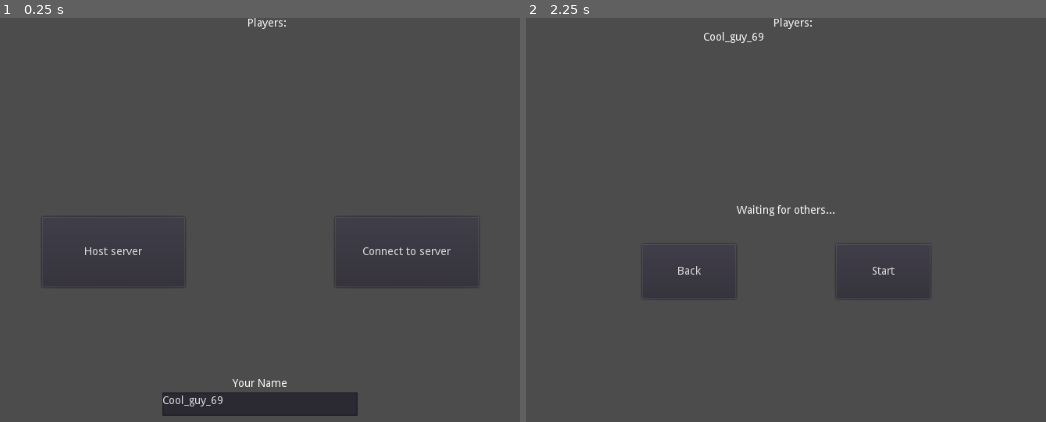
Above: before the commit, frames 1-2 (left to right).
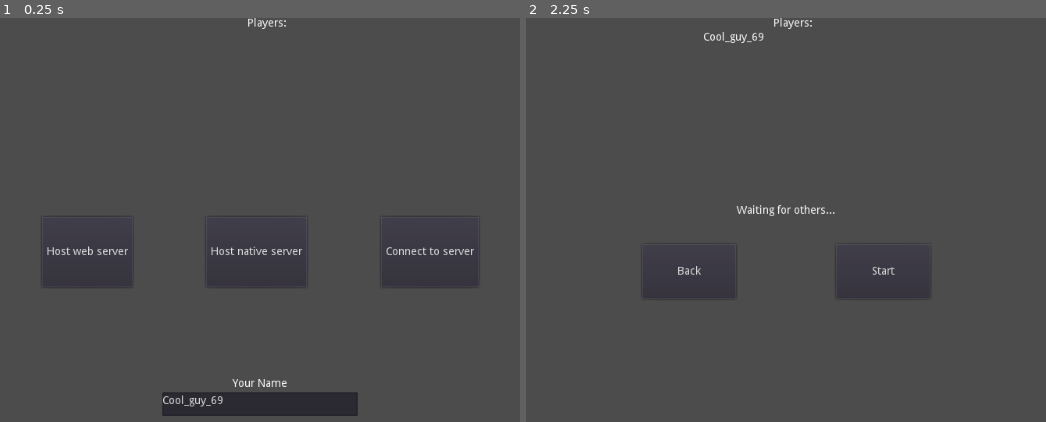
Above: after the commit, the same moments.

Repository: ToxicGLaDOS/cavetown
Game: Godot game, scene res://server_selection.tscn
Same seed, same stepped clock (60 frames per second), same inputs: the game is played once before the commit and once after it.
Inputs (mouse positions are in pixels of both pictures, inside the frame that each line leads up to):
- Up to frame 1 (0.25 s): no input
- Up to frame 2 (2.25 s): click (640, 252) at 0.5 s, where only the run before the commit has a clickable "Host server"; click "Back" at 1.25 s; click (614, 252) at 2 s, where only the run after the commit has a clickable "Host web server"

The runs differ from the first frame. In frame 1, 0.6% of the frame differs, in the area x 9-92%, y 56-67%; in frame 2, nothing differs.

Commit message:
Split out hosting web and native servers

Diff:
--- a/networking_manager.gd
+++ b/networking_manager.gd
@@ -9,8 +9,6 @@
 var players_list: Label
 var server_ui: Node
 var connecting_root: Control
-var server: WebSocketServer
-var peer: NetworkedMultiplayerENet
 
 func _ready():
     get_tree().connect("network_peer_connected", self, "_player_connected")
@@ -39,8 +37,6 @@
 func _connected_ok():
     print("Connected")
     connecting_root.visible = false
-    # Register ourselves
-    #register_player(get_info())
 
 # Server kicked us; show error and abort.
 func _server_disconnected():
@@ -54,8 +50,6 @@
     players_list.text = ""
 
 func _start_game():
-    server = server_ui.server
-    peer = server_ui.peer
     # Stop accepting new connections
     get_tree().set_refuse_new_network_connections(true)
     rpc("pre_configure_game")
--- a/project.godot
+++ b/project.godot
@@ -13,15 +13,9 @@
 "class": "ItemStack",
 "language": "GDScript",
 "path": "res://items/item_stack.gd"
-}, {
-"base": "MultiplayerAPI",
-"class": "MyMultiplayer",
-"language": "GDScript",
-"path": "res://custom_muliplayer_api.gd"
 } ]
 _global_script_class_icons={
-"ItemStack": "",
-"MyMultiplayer": ""
+"ItemStack": ""
 }
 
 [application]
--- a/server_selection.tscn
+++ b/server_selection.tscn
@@ -9,9 +9,8 @@
 script = ExtResource( 1 )
 connect_gui_root_path = NodePath("ReferenceRect/ConnectGui")
 host_info_root_path = NodePath("ReferenceRect/HostingGui")
-host_button_path = NodePath("ReferenceRect/HBoxContainer/HostButton")
-connect_button_path = NodePath("ReferenceRect/ConnectGui/ButtonsHBox/ConnectButton")
-connect_to_server_button_path = NodePath("ReferenceRect/HBoxContainer/ConnectToServerButton")
+host_or_connect_root_path = NodePath("ReferenceRect/HostOrConnectHBox")
+connect_to_server_button_path = NodePath("ReferenceRect/HostOrConnectHBox/ConnectToServerButton")
 back_button_path = NodePath("ReferenceRect/HostingGui/ButtonsHBox/BackButton")
 ip_address_input_path = NodePath("ReferenceRect/ConnectGui/InputsHBox/IpAddressVBox/IpAddressInput")
 name_input_root_path = NodePath("ReferenceRect/NameVBox")
@@ -27,7 +26,7 @@
 "_editor_description_": "This reference rect exists to grab focus away from the TextEdit when you click off it."
 }
 
-[node name="HBoxContainer" type="HBoxContainer" parent="ReferenceRect"]
+[node name="HostOrConnectHBox" type="HBoxContainer" parent="ReferenceRect"]
 anchor_left = 0.5
 anchor_top = 0.5
 anchor_right = 0.5
@@ -41,23 +40,35 @@
 "_edit_use_anchors_": false
 }
 
-[node name="HostButton" type="Button" parent="ReferenceRect/HBoxContainer"]
-margin_right = 183.0
-margin_bottom = 90.0
-size_flags_horizontal = 3
-text = "Host server"
-__meta__ = {
-"_edit_use_anchors_": false
-}
-
-[node name="MarginContainer" type="MarginContainer" parent="ReferenceRect/HBoxContainer"]
-margin_left = 187.0
-margin_right = 371.0
-margin_bottom = 90.0
-size_flags_horizontal = 3
-
-[node name="ConnectToServerButton" type="Button" parent="ReferenceRect/HBoxContainer"]
-margin_left = 375.0
+[node name="HostWebButton" type="Button" parent="ReferenceRect/HostOrConnectHBox"]
+margin_right = 116.0
+margin_bottom = 90.0
+size_flags_horizontal = 3
+text = "Host web server"
+__meta__ = {
+"_edit_use_anchors_": false
+}
+
+[node name="MarginContainer" type="MarginContainer" parent="ReferenceRect/HostOrConnectHBox"]
+margin_left = 120.0
+margin_right = 206.0
+margin_bottom = 90.0
+size_flags_horizontal = 3
+
+[node name="HostNativeButton" type="Button" parent="ReferenceRect/HostOrConnectHBox"]
+margin_left = 210.0
+margin_right = 339.0
+margin_bottom = 90.0
+text = "Host native server"
+
+[node name="MarginContainer2" type="MarginContainer" parent="ReferenceRect/HostOrConnectHBox"]
+margin_left = 343.0
+margin_right = 430.0
+margin_bottom = 90.0
+size_flags_horizontal = 3
+
+[node name="ConnectToServerButton" type="Button" parent="ReferenceRect/HostOrConnectHBox"]
+margin_left = 434.0
 margin_right = 559.0
 margin_bottom = 90.0
 size_flags_horizontal = 3
@@ -321,8 +332,9 @@
 main_scene = ExtResource( 3 )
 player_scene = ExtResource( 4 )
 
-[connection signal="pressed" from="ReferenceRect/HBoxContainer/HostButton" to="." method="_on_host_button_pressed"]
-[connection signal="pressed" from="ReferenceRect/HBoxContainer/ConnectToServerButton" to="." method="_on_connect_to_server_button_pressed"]
+[connection signal="pressed" from="ReferenceRect/HostOrConnectHBox/HostWebButton" to="." method="_on_host_web_button_pressed"]
+[connection signal="pressed" from="ReferenceRect/HostOrConnectHBox/HostNativeButton" to="." method="_on_host_native_button_pressed"]
+[connection signal="pressed" from="ReferenceRect/HostOrConnectHBox/ConnectToServerButton" to="." method="_on_connect_to_server_button_pressed"]
 [connection signal="pressed" from="ReferenceRect/ConnectGui/ButtonsHBox/BackButton" to="." method="_on_back_button_pressed"]
 [connection signal="pressed" from="ReferenceRect/ConnectGui/ButtonsHBox/ConnectButton" to="." method="_on_connect_button_pressed"]
 [connection signal="pressed" from="ReferenceRect/HostingGui/ButtonsHBox/BackButton" to="." method="_on_back_button_pressed"]
--- a/server_ui_manager.gd
+++ b/server_ui_manager.gd
@@ -4,8 +4,7 @@
 export(NodePath) var connect_gui_root_path
 # Path to the root of the stuff shown when hosting
 export(NodePath) var host_info_root_path
-export(NodePath) var host_button_path
-export(NodePath) var connect_button_path
+export(NodePath) var host_or_connect_root_path
 export(NodePath) var connect_to_server_button_path
 export(NodePath) var back_button_path
 export(NodePath) var ip_address_input_path
@@ -13,6 +12,7 @@
 export(NodePath) var network_manager_path
 export(NodePath) var connecting_root_path
 
+var host_or_connect_root: Control
 var connect_gui_root: Control
 var host_info_root: Control
 var host_button: Button
@@ -23,18 +23,14 @@
 var name_input_root: Control
 var network_manager: Node
 var connecting_root: Control
-var server: WebSocketServer
-var client: WebSocketClient
-var peer: NetworkedMultiplayerENet
 
 const SERVER_PORT = 42069
 const MAX_PLAYERS = 4
 
 # Called when the node enters the scene tree for the first time.
 func _ready():
-    host_button = get_node(host_button_path)
+    host_or_connect_root = get_node(host_or_connect_root_path)
     host_info_root = get_node(host_info_root_path)
-    connect_button = get_node(connect_button_path)
     connect_gui_root = get_node(connect_gui_root_path)
     back_button = get_node(back_button_path)
     connect_to_server_button = get_node(connect_to_server_button_path)
@@ -43,37 +39,29 @@
     network_manager = get_node(network_manager_path)
     connecting_root = get_node(connecting_root_path)
 
-func _process(delta):
-    if server != null:
-        if server.is_listening():
-            server.poll()
-    if client != null:
-        if client.get_connection_status() == NetworkedMultiplayerPeer.CONNECTION_CONNECTED or client.get_connection_status() == NetworkedMultiplayerPeer.CONNECTION_CONNECTING:
-            client.poll()
-
-func _on_host_button_pressed():
+func on_host_button_pressed():
     print("Pressed host")
     host_info_root.visible = true
     back_button.visible = true
-    host_button.visible = false
-    connect_to_server_button.visible = false
     name_input_root.visible = false
+    host_or_connect_root.visible = false
     network_manager.add_self_to_players()
 
-    server = WebSocketServer.new()
-    server.listen(SERVER_PORT, PoolStringArray(), true)
-    get_tree().set_network_peer(server)
+func _on_host_native_button_pressed():
+    on_host_button_pressed()
 
-    peer = NetworkedMultiplayerENet.new()
+    var peer = NetworkedMultiplayerENet.new()
     peer.create_server(SERVER_PORT, MAX_PLAYERS)
-    #get_tree().set_network_peer(peer)
-    #server.connect("network_peer_connected", self, "foo")
+    get_tree().set_network_peer(peer)
 
-func foo():
-    print("OMGOMODMOGMOGMOMGOMGOMGO")
+func _on_host_web_button_pressed():
+    on_host_button_pressed()
+
+    var peer = WebSocketServer.new()
+    peer.listen(SERVER_PORT, PoolStringArray(), true)
+    get_tree().set_network_peer(peer)
 
 func _on_connect_button_pressed():
-    connect_to_server_button.visible = false
     connect_gui_root.visible = false
     name_input_root.visible = false
     connecting_root.visible = true
@@ -82,10 +70,9 @@
     var ip_address = ip_address_input.text
     if OS.get_name() == "HTML5":
         var url = "ws://" + ip_address + ":" + SERVER_PORT as String
-        client = WebSocketClient.new()
-        var error = client.connect_to_url(url, PoolStringArray(), true)
+        var client = WebSocketClient.new()
+        client.connect_to_url(url, PoolStringArray(), true)
         get_tree().network_peer = client
-        print(error)
     else:
         var peer = NetworkedMultiplayerENet.new()
         peer.create_client(ip_address, SERVER_PORT)
@@ -94,20 +81,17 @@
 func _on_connect_to_server_button_pressed():
     print("Pressed connect")
     connect_gui_root.visible = true
-    host_button.visible = false
-    connect_to_server_button.visible = false
+    host_or_connect_root.visible = false
 
 func _on_back_button_pressed():
     print("Back")
     connect_gui_root.visible = false
     host_info_root.visible = false
-    connect_to_server_button.visible = true
-    host_button.visible = true
+    host_or_connect_root.visible = true
     back_button.visible = false
     name_input_root.visible = true
     network_manager.clear_peers_list()
     get_tree().network_peer = null
 
-
 func get_name():
     return name_input_root.get_node("NameInput").text
